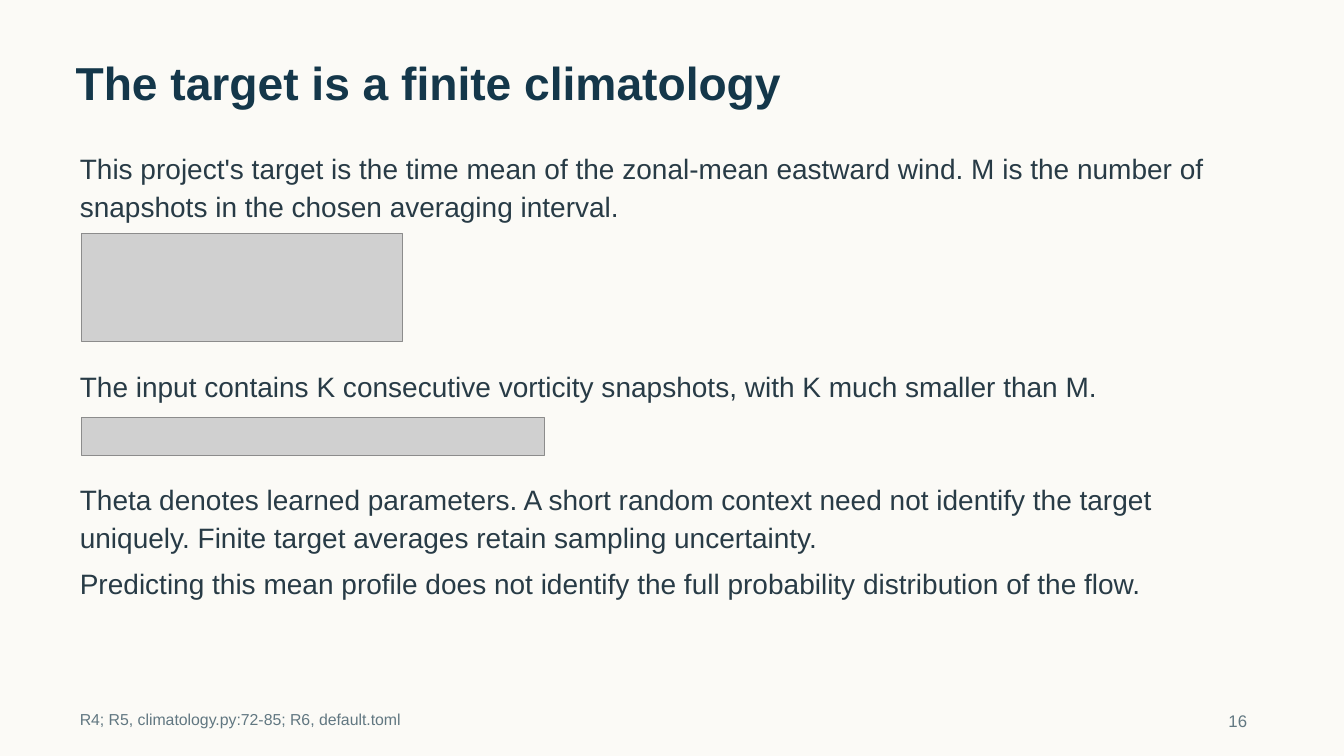
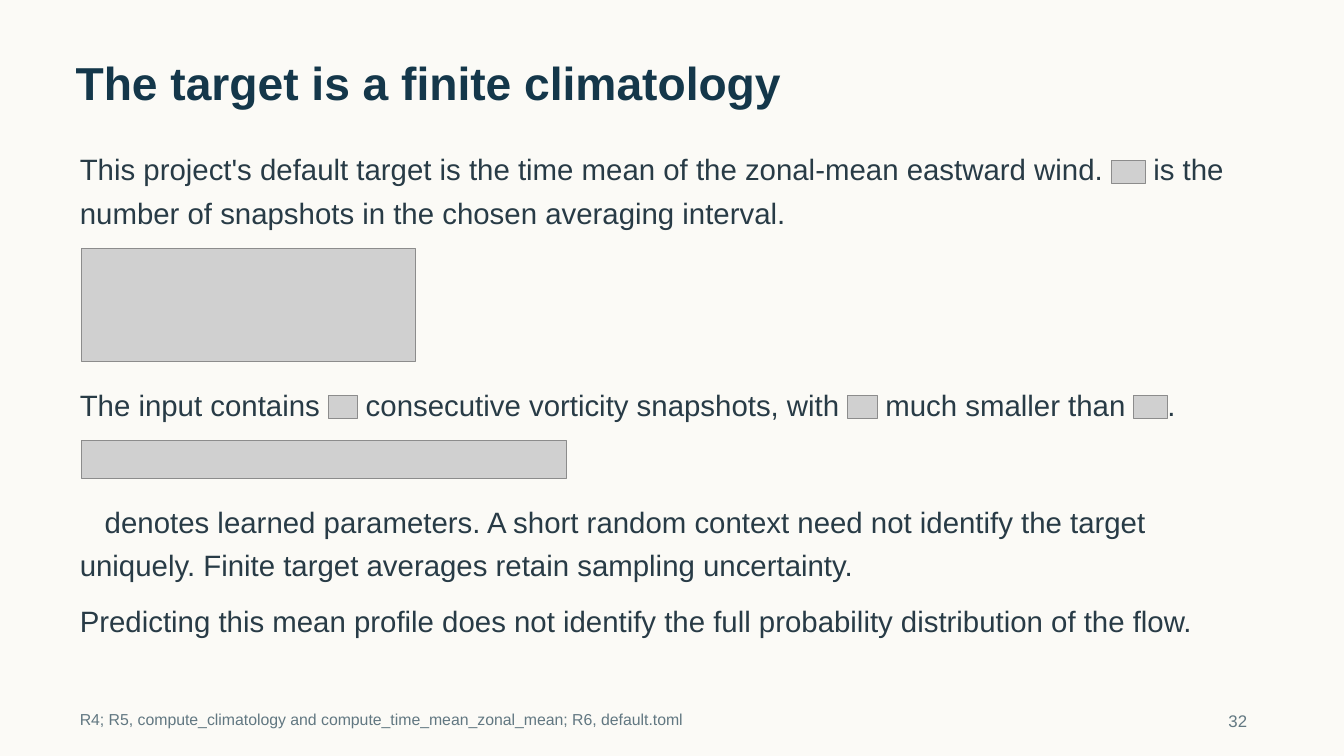
Before and after one commit to tglanz/climatology, a slide deck: slide 32 of presentations/bve-harmonics-sfno/bve-harmonics-sfno.pptx (slide 16 before the commit). Drawn at 1344x756 pixels with LibreOffice and Linux fonts; fonts in the diff are those of the drawing; grey boxes stand for pictures; background and template pictures are left out. Boxes give left, top, right and bottom in pixels: in the first picture for what was removed or moved away, otherwise in the second. Text is boxed around its words. In the diff, an @@ line names an element or a change of style, - is before the commit and + after.

```diff
--- a/presentations/bve-harmonics-sfno/bve-harmonics-sfno.pptx
+++ b/presentations/bve-harmonics-sfno/bve-harmonics-sfno.pptx
@@ text at (80, 158, 1103, 186): text changed; size 20 to 21 pt @@
-This project's target is the time mean of the zonal-mean eastward wind. M is the number of snapshots in the chosen averaging interval.
+This project's default target is the time mean of the zonal-mean eastward wind.
@@ picture added at (1112, 160, 1145, 182) @@
@@ text added at (1153, 158, 1224, 181), 21 pt, text #283B46 @@
+is the
@@ text added at (80, 202, 785, 230), 21 pt, text #283B46 @@
+number of snapshots in the chosen averaging interval.
@@ picture: place and size @@
-picture at (82, 233, 402, 342)
+picture at (82, 249, 415, 361)
@@ text added at (1168, 382, 1180, 426), 21 pt, text #283B46 @@
+.
@@ text added at (80, 394, 319, 422), 21 pt, text #283B46 @@
+The input contains
@@ picture removed at (82, 417, 544, 456) @@
@@ picture added at (329, 396, 358, 418) @@
@@ text at (366, 394, 839, 422): text changed; size 20 to 21 pt @@
-The input contains K consecutive vorticity snapshots, with K much smaller than M.
+consecutive vorticity snapshots, with
@@ picture added at (848, 396, 877, 418) @@
@@ text added at (885, 394, 1125, 417), 21 pt, text #283B46 @@
+much smaller than
@@ picture added at (1134, 396, 1168, 418) @@
@@ picture added at (82, 441, 567, 479) @@
@@ text at (105, 511, 1145, 539): text changed; size 20 to 21 pt @@
-Theta denotes learned parameters. A short random context need not identify the target uniquely. Finite target averages retain sampling uncertainty.
+denotes learned parameters. A short random context need not identify the target
@@ text added at (80, 554, 853, 582), 21 pt, text #283B46 @@
+uniquely. Finite target averages retain sampling uncertainty.
@@ text "Predicting this mean profile does ...": place and size @@
-text "Predicting this mean profile does ..." at (80, 573, 1140, 600)
+text "Predicting this mean profile does ..." at (80, 610, 1192, 638)
@@ text "Predicting this mean profile does ..." at (80, 610, 1192, 638): size 20 to 21 pt @@
@@ text at (80, 713, 683, 729): text changed @@
-R4; R5, climatology.py:72-85; R6, default.toml
+R4; R5, compute_climatology and compute_time_mean_zonal_mean; R6, default.toml
@@ text at (1228, 715, 1247, 727): text changed @@
-16
+32
```
Also in this commit, not shown: 28 other slides changed, 19 slides added, 1 slide removed, 4 other files.
